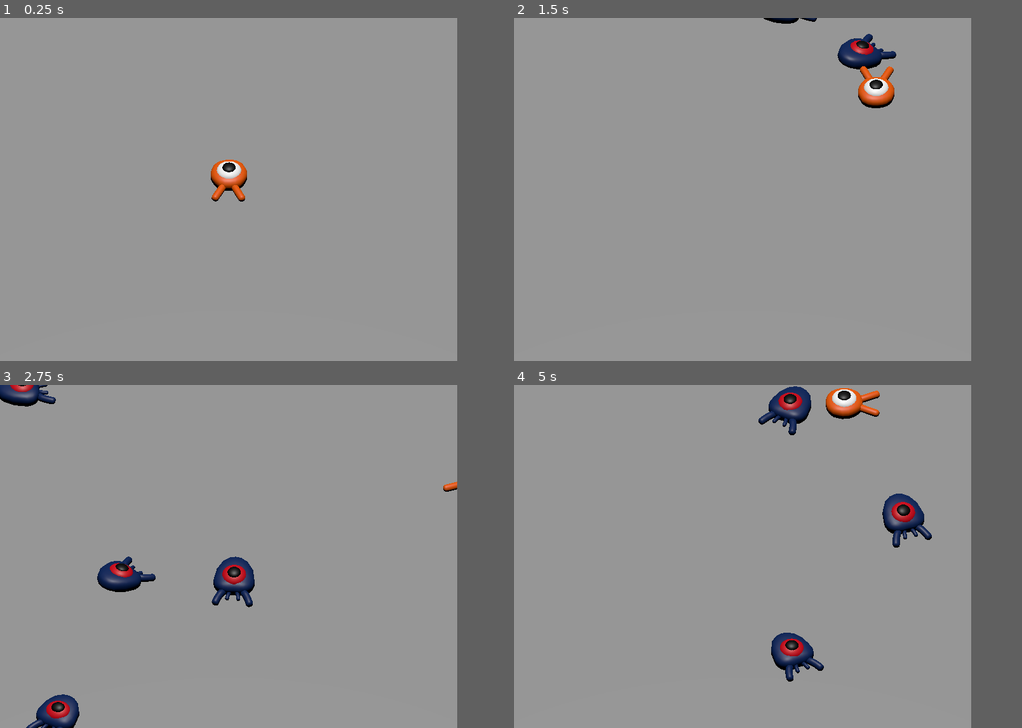
Above: before the commit, frames 1-4 (two rows, left to right).
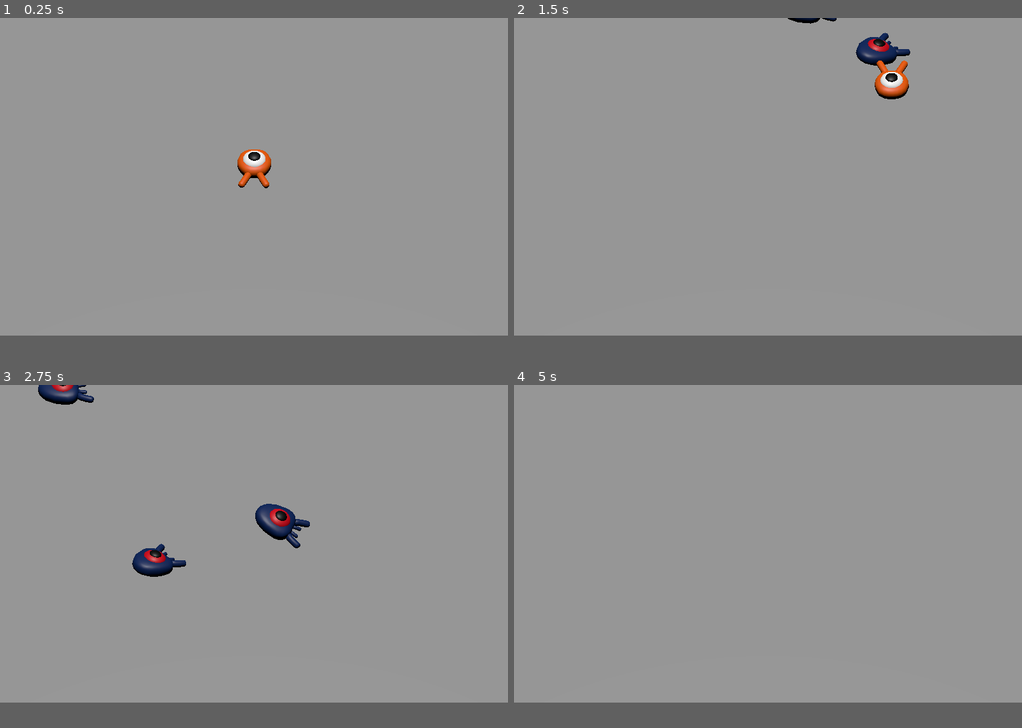
Above: after the commit, the same moments.

Repository: viniciusagvaz/my-first-3d-game
Game: Godot game, scene res://main.tscn
Same seed, same stepped clock (60 frames per second), same inputs: the game is played once before the commit and once after it.
Inputs:
- Up to frame 1 (0.25 s): no input
- Up to frame 2 (1.5 s): tap Enter at 0.5 s; hold Right (move_right) 0.53-1.28 s; hold Up (move_foward) 0.53-1.28 s; tap Space (jump) at 0.77, 0.8, 1.07, 1.35 s; hold Down (move_back) from 1.28 s (still down)
- Up to frame 3 (2.75 s): tap Space (jump) at 1.52, 1.82, 2.3 s; tap Up (move_foward) at 1.55 s; release Down (move_back) at 2.03 s; hold Right (move_right) from 2.03 s (still down); hold Up (move_foward) from 2.03 s (still down)
- Up to frame 4 (5 s): release Up (move_foward) at 2.78 s; tap Up (move_foward) at 2.85, 4.35 s; tap Space (jump) at 3.02, 3.32, 3.6, 3.77, 4.07, 4.52, 4.82 s; release Right (move_right) at 3.53 s; hold Left (move_left) from 3.53 s (still down)
The window is 720x540 before the commit and 800x500 after it. Grey fills any space a smaller window leaves; there, only what the larger window draws over its background counts as a difference.

The runs differ from the first frame. In frame 1, 1.1% of the frame differs, in the area x 41-54%, y 38-54%; in frame 2, 1.9%; in frame 3, 4.6%, in the area x 0-90%, y 0-100%; in frame 4, 3.3%.

Commit message:
improvised walls

Diff:
--- a/main.gd
+++ b/main.gd
@@ -2,26 +2,22 @@
 
 @export var mob_scene: PackedScene
 
-#Let's code the mob spawning logic. We're going to:
-#1.Instantiate the mob scene.
-#2.Sample a random position on the spawn path.
-#3.Get the player's position.
-#4.Call the mob's initialize() method, passing it the random position and the player's position.
-#5.Add the mob as a child of the Main node.
 
 func _on_mob_timer_timeout():
-	# Create a new instance of the Mob Scene
+	# Create a new instance of the Mob scene.
 	var mob = mob_scene.instantiate()
 
-	# Choose a random location on the SpawnPath
-	# We store the reference to the SpawnLocation node
+	# Choose a random location on the SpawnPath.
+	# We store the reference to the SpawnLocation node.
 	var mob_spawn_location = get_node("SpawnPath/SpawnLocation")
-
-	# And give it a random offset
+	# And give it a random offset.
 	mob_spawn_location.progress_ratio = randf()
 
 	var player_position = $Player.position
 	mob.initialize(mob_spawn_location.position, player_position)
 
-	# Spawn the mob by adding it to the Main Scene
+	# Spawn the mob by adding it to the Main scene.
 	add_child(mob)
+
+func _on_player_hit():
+	$MobTimer.stop()
--- a/main.tscn
+++ b/main.tscn
@@ -1,8 +1,11 @@
-[gd_scene load_steps=9 format=3 uid="uid://mkt863e33x33"]
+[gd_scene load_steps=10 format=3 uid="uid://mkt863e33x33"]
 
 [ext_resource type="Script" path="res://main.gd" id="1_a10uo"]
 [ext_resource type="PackedScene" uid="uid://h8c1iidhndtn" path="res://player.tscn" id="1_hdq3p"]
 [ext_resource type="PackedScene" uid="uid://dfohl10y0bh45" path="res://mob.tscn" id="2_hptyc"]
+
+[sub_resource type="BoxShape3D" id="BoxShape3D_tbjl6"]
+size = Vector3(35, 8, 1)
 
 [sub_resource type="BoxShape3D" id="BoxShape3D_i4k63"]
 size = Vector3(60, 2, 60)
@@ -30,6 +33,27 @@
 [node name="DirectionalLight3D" type="DirectionalLight3D" parent="."]
 transform = Transform3D(1, 0, 0, 0, 0.0120774, 0.999927, 0, -0.999927, 0.0120774, 207.125, 36.7354, 180.045)
 
+[node name="Walls" type="StaticBody3D" parent="."]
+transform = Transform3D(1, 0, 0, 0, 1, 0, 0, 0, 1, 0, -2, 0)
+collision_layer = 4
+collision_mask = 0
+
+[node name="CollisionShape3D" type="CollisionShape3D" parent="Walls"]
+transform = Transform3D(-4.37114e-08, 0, 1, 0, 1, 0, -1, 0, -4.37114e-08, 16, 1, 2)
+shape = SubResource("BoxShape3D_tbjl6")
+
+[node name="CollisionShape3D2" type="CollisionShape3D" parent="Walls"]
+transform = Transform3D(-4.37114e-08, 0, 1, 0, 1, 0, -1, 0, -4.37114e-08, -16, 1, 2)
+shape = SubResource("BoxShape3D_tbjl6")
+
+[node name="CollisionShape3D3" type="CollisionShape3D" parent="Walls"]
+transform = Transform3D(-1, 0, -8.74228e-08, -2.26267e-08, 0.965926, 0.258819, 8.44439e-08, 0.258819, -0.965926, 0, 2, 16)
+shape = SubResource("BoxShape3D_tbjl6")
+
+[node name="CollisionShape3D4" type="CollisionShape3D" parent="Walls"]
+transform = Transform3D(1, 0, 1.74846e-07, 0, 1, 0, -1.74846e-07, 0, 1, 1, 2, -14)
+shape = SubResource("BoxShape3D_tbjl6")
+
 [node name="Ground" type="StaticBody3D" parent="."]
 transform = Transform3D(1, 0, 0, 0, 1, 0, 0, 0, 1, 0, -1, 0)
 collision_layer = 4
@@ -52,6 +76,7 @@
 size = 19.0
 
 [node name="Cylinders" type="Node3D" parent="."]
+visible = false
 
 [node name="MeshInstance3D" type="MeshInstance3D" parent="Cylinders"]
 transform = Transform3D(1, 0, 0, 0, 1, 0, 0, 0, 1, -13, 0, -15)
@@ -73,7 +98,7 @@
 curve = SubResource("Curve3D_apapl")
 
 [node name="SpawnLocation" type="PathFollow3D" parent="SpawnPath"]
-transform = Transform3D(-0.999993, 1.46066e-06, -0.00363293, 5.68434e-14, 1, 0.000402061, 0.00363292, 0.000402059, -0.999993, 12.8908, 0.012085, -15.0574)
+transform = Transform3D(-0.999992, 1.46066e-06, -0.00363293, 5.68433e-14, 1, 0.000402061, 0.00363292, 0.000402059, -0.999993, 12.8908, 0.012085, -15.0574)
 
 [node name="Mob" parent="." instance=ExtResource("2_hptyc")]
 transform = Transform3D(1, 0, 0, 0, 1, 0, 0, 0, 1, 7, 0, -4)
@@ -83,4 +108,5 @@
 wait_time = 0.5
 autostart = true
 
+[connection signal="hit" from="Player" to="." method="_on_player_hit"]
 [connection signal="timeout" from="MobTimer" to="." method="_on_mob_timer_timeout"]
--- a/mob.gd
+++ b/mob.gd
@@ -1,11 +1,12 @@
 extends CharacterBody3D
-# Emitted when the player jumped on the mob.
+
+# Minimum speed of the mob in meters per second.
+@export var min_speed = 10
+# Maximum speed of the mob in meters per second.
+@export var max_speed = 18
+
+# Emitted when the player jumped on the mob
 signal squashed
-# Minimum speed of the mob in meters per second
-@export var min_speed = 10
-
-# Maximum speed of the mob in meters per second
-@export var max_speed = 18
 
 func _physics_process(_delta):
 	move_and_slide()
@@ -18,6 +19,7 @@
 	# Rotate this mob randomly within range of -90 and +90 degrees,
 	# so that it doesn't move directly towards the player.
 	rotate_y(randf_range(-PI / 4, PI / 4))
+
 	# We calculate a random speed (integer)
 	var random_speed = randi_range(min_speed, max_speed)
 	# We calculate a forward velocity that represents the speed.
@@ -26,11 +28,9 @@
 	# in order to move in the direction the mob is looking.
 	velocity = velocity.rotated(Vector3.UP, rotation.y)
 
-
-
-func _on_visibility_notifier_screen_exited():
+func _on_visible_on_screen_notifier_3d_screen_exited():
 	queue_free()
 
 func squash():
 	squashed.emit()
-	queue_free()
+	queue_free() # Destroy this node
--- a/player.gd
+++ b/player.gd
@@ -1,33 +1,37 @@
 extends CharacterBody3D
+
+signal hit
 
 # How fast the player moves in meters per second
 @export var speed = 14
-
-# The downward acceleration when in the air, in meters per second square
+# The downward acceleration while in the air, in meters per second squared.
 @export var fall_acceleration = 75
+# Vertical impulse applied to the character upon jumping in meters per second.
 @export var jump_impulse = 20
-
-# Vertical impulse applied to the character upon bouncing over a mob in
-# meters per second.
+# Vertical impulse applied to the character upon bouncing over a mob
+# in meters per second.
 @export var bounce_impulse = 16
 
 var target_velocity = Vector3.ZERO
 
+
 func _physics_process(delta):
-	# We create a local variable to store the input direction.
+	# We create a local variable to store the input direction
 	var direction = Vector3.ZERO
 
-	# We create a local variable to store the input direction accordingly
+	# We check for each move input and update the direction accordingly
 	if Input.is_action_pressed("move_right"):
-		direction.x += 1
+		direction.x = direction.x + 1
 	if Input.is_action_pressed("move_left"):
-		direction.x -= 1
+		direction.x = direction.x - 1
 	if Input.is_action_pressed("move_back"):
-		direction.z += 1
+		# Notice how we are working with the vector's x and z axes.
+		# In 3D, the XZ plane is the ground plane.
+		direction.z = direction.z + 1
 	if Input.is_action_pressed("move_foward"):
-		direction.z -= 1
-	# Notice how we are working with the vector's x and z axes.
-	# In 3D, the XZ plane is the ground plane.
+		direction.z = direction.z - 1
+
+	# Prevent diagonal moving fast af
 	if direction != Vector3.ZERO:
 		direction = direction.normalized()
 		$Pivot.look_at(position + direction, Vector3.UP)
@@ -37,32 +41,40 @@
 	target_velocity.z = direction.z * speed
 
 	# Vertical Velocity
-	if not is_on_floor():
-	# If in the air, fall towards the floor. Literally gravity
+	if not is_on_floor(): # If in the air, fall towards the floor. Literally gravity
 		target_velocity.y = target_velocity.y - (fall_acceleration * delta)
 
-	# Moving the Character
-	velocity = target_velocity
-
-	# Jumping
+	# Jumping.
 	if is_on_floor() and Input.is_action_just_pressed("jump"):
 		target_velocity.y = jump_impulse
 
 	# Iterate through all collisions that occurred this frame
+	# in C this would be for(int i = 0; i < collisions.Count; i++)
 	for index in range(get_slide_collision_count()):
-   # We get one of the collisions with the player
+		# We get one of the collisions with the player
 		var collision = get_slide_collision(index)
 
-   # If the collision is with ground
+		# If the collision is with ground
 		if (collision.get_collider() == null):
 			continue
 
-   # If the collider is with a mob
+		# If the collider is with a mob
 		if collision.get_collider().is_in_group("mob"):
 			var mob = collision.get_collider()
-		# we check that we are hitting it from above.
+			# we check that we are hitting it from above.
 			if Vector3.UP.dot(collision.get_normal()) > 0.1:
+				# If so, we squash it and bounce.
 				mob.squash()
 				target_velocity.y = bounce_impulse
 
+	# Moving the Character
+	velocity = target_velocity
 	move_and_slide()
+
+# And this function at the bottom.
+func die():
+	hit.emit()
+	queue_free()
+
+func _on_mob_detector_body_entered(body):
+	die()
--- a/player.tscn
+++ b/player.tscn
@@ -1,10 +1,14 @@
-[gd_scene load_steps=4 format=3 uid="uid://h8c1iidhndtn"]
+[gd_scene load_steps=5 format=3 uid="uid://h8c1iidhndtn"]
 
 [ext_resource type="PackedScene" uid="uid://cggq0davyirfx" path="res://art/player.glb" id="1_lm853"]
 [ext_resource type="Script" path="res://player.gd" id="1_vt4nf"]
 
 [sub_resource type="SphereShape3D" id="SphereShape3D_gnwuu"]
 radius = 1.11101
+
+[sub_resource type="CylinderShape3D" id="CylinderShape3D_o0d7b"]
+height = 0.502935
+radius = 1.37457
 
 [node name="Player" type="CharacterBody3D"]
 collision_mask = 6
@@ -16,3 +20,15 @@
 
 [node name="CollisionShape3D" type="CollisionShape3D" parent="."]
 shape = SubResource("SphereShape3D_gnwuu")
+
+[node name="MobDetector" type="Area3D" parent="."]
+transform = Transform3D(1, 0, 0, 0, 1, 0, 0, 0, 1, 0, 1.26853, 0)
+collision_layer = 0
+collision_mask = 2
+monitorable = false
+
+[node name="CollisionShape3D" type="CollisionShape3D" parent="MobDetector"]
+transform = Transform3D(1, 0, 0, 0, 1, 0, 0, 0, 1, 0, -0.823434, 0)
+shape = SubResource("CylinderShape3D_o0d7b")
+
+[connection signal="body_entered" from="MobDetector" to="." method="_on_mob_detector_body_entered"]
--- a/project.godot
+++ b/project.godot
@@ -17,8 +17,8 @@
 
 [display]
 
-window/size/viewport_width=720
-window/size/viewport_height=540
+window/size/viewport_width=1200
+window/size/viewport_height=750
 
 [input]
 
